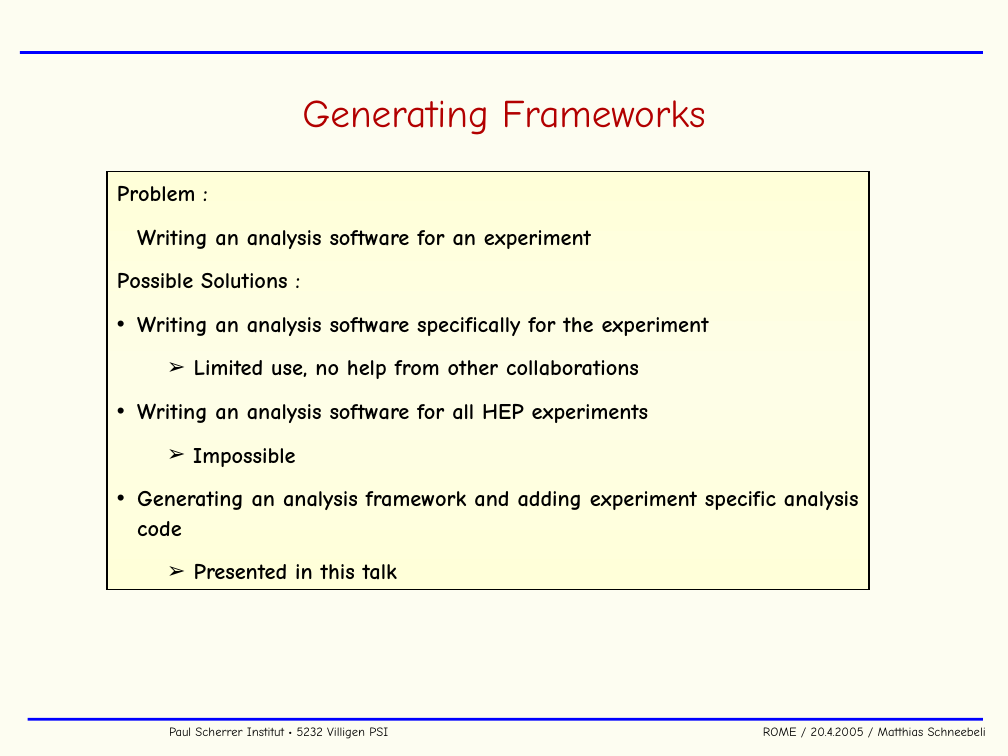
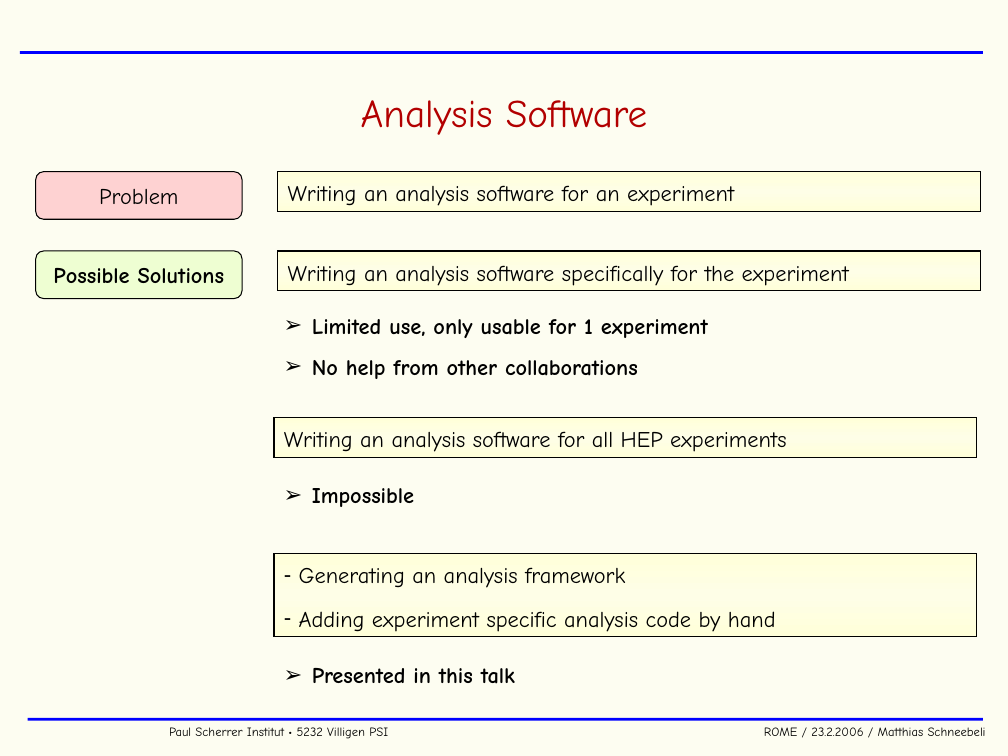
Before and after one commit to cjpl/rome, a slide deck: slide 5 of rome/documentation/ROME.ppt. Drawn at 1008x756 pixels with LibreOffice and Linux fonts; fonts in the diff are those of the drawing; background and template pictures are left out. Boxes give left, top, right and bottom in pixels: in the first picture for what was removed or moved away, otherwise in the second. Text is boxed around its words. In the diff, an @@ line names an element or a change of style, - is before the commit and + after.

```diff
--- a/rome/documentation/ROME.ppt
+++ b/rome/documentation/ROME.ppt
@@ title at bbox=[361, 100, 648, 135]: text changed @@
-Generating Frameworks
+Analysis Software
@@ rounded rectangle added at bbox=[35, 171, 242, 219], fill #FED2D2, outline #000000 0.74 pt, 16 pt, text #000000 @@
+Problem
@@ rectangle removed at bbox=[107, 171, 869, 589] @@
-Problem :
-Writing an analysis software for an experiment
-Possible Solutions :
-• Writing an analysis software specifically for the experiment
-  ➢ Limited use, no help from other collaborations
-• Writing an analysis software for all HEP experiments
-  ➢ Impossible
-• Generating an analysis framework and adding experiment specific analysis code
-  ➢ Presented in this talk
@@ rectangle added at bbox=[278, 171, 981, 212], fill gradient #FFFFD9 to #FEFEE7, outline #000000 0.99 pt, 16 pt, text #000000 @@
+Writing an analysis software for an experiment
@@ rounded rectangle added at bbox=[35, 251, 242, 298], fill #EEFED2, outline #000000 0.74 pt, 16 pt, text #000000, bold @@
+Possible Solutions
@@ rectangle added at bbox=[278, 251, 981, 291], fill gradient #FFFFD9 to #FEFEE7, outline #000000 0.99 pt, 16 pt, text #000000 @@
+Writing an analysis software specifically for the experiment
@@ text added at bbox=[312, 319, 708, 379], 16 pt, text #000000, bold @@
+➢ Limited use, only usable for 1 experiment
+➢ No help from other collaborations
@@ rectangle added at bbox=[274, 417, 977, 458], fill gradient #FFFFD9 to #FEFEE7, outline #000000 0.99 pt, 16 pt, text #000000 @@
+Writing an analysis software for all HEP experiments
@@ text added at bbox=[312, 488, 414, 507], 16 pt, text #000000, bold @@
+➢ Impossible
@@ rectangle added at bbox=[274, 553, 977, 637], fill gradient #FFFFD9 to #FEFEE7, outline #000000 0.99 pt, 16 pt, text #000000 @@
+– Generating an analysis framework
+– Adding experiment specific analysis code by hand
@@ text added at bbox=[312, 668, 515, 684], 16 pt, text #000000, bold @@
+➢ Presented in this talk
@@ text at bbox=[169, 727, 986, 739]: text changed @@
-Paul Scherrer Institut • 5232 Villigen PSI ROME / 20.4.2005 / Matthias Schneebeli
+Paul Scherrer Institut • 5232 Villigen PSI ROME / 23.2.2006 / Matthias Schneebeli
```
Also in this commit, not shown: 59 other slides changed, 7 slides added, 1 slide removed.
